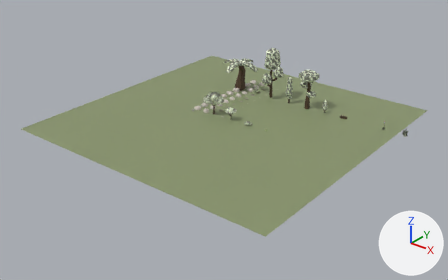
One commit to the Blender file blender/kit.blend: the scene before it, then after it.
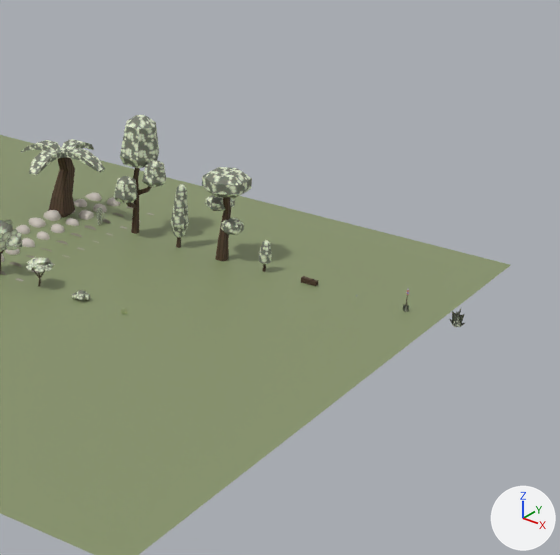
Each version is shown whole from a 50 mm lens placed at (108.7, -123.8, 69.8), pointed at (13.2, -4.5, -4.2), then close up on the part from 48% to 100% of the width and 0% to 83% of the height. Arrows for +X, +Y and +Z are at lower right; the lights stay in place. The older version's two pictures come first.

Objects in the first close-up: 'eucalipto', 'lenga', 'palma_chilena', 'sauce_chileno', 'suelo_kit' and 24 more.
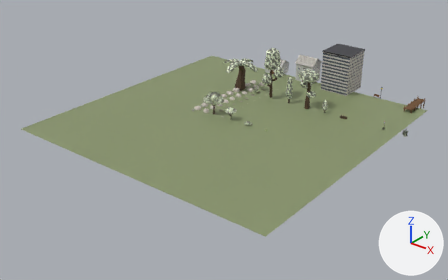
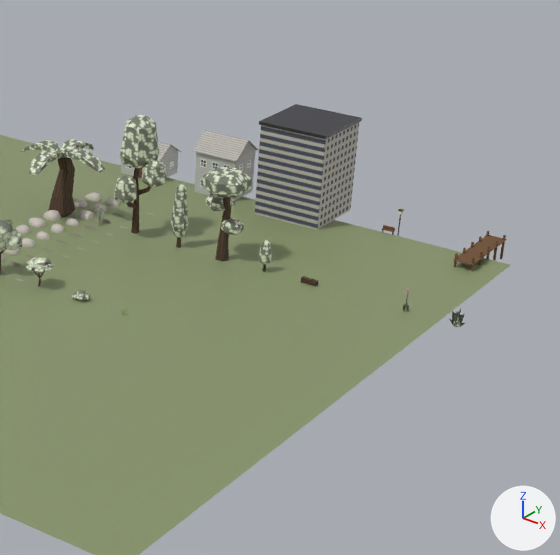
Commit message: Mundo: casas de chapa, edificio, banca con farol y muelle de una sola pieza

Pixel boxes (x1, y1, x2, y2) of what changed, in the close-ups (560 x 555 px):
'edificio', added: after (255, 104, 362, 230)
    faces in mat_kit_edificio (picture img_tx_kit_edificio): (255, 122, 359, 230)
    faces in mat_kit_metal (picture img_tx_kit_metal): (259, 104, 362, 139)
'casa_2pisos', added: after (193, 130, 258, 200)
    faces in mat_kit_techo (picture img_tx_kit_techo): (193, 130, 258, 161)
    faces in mat_kit_casa (picture img_tx_kit_casa): (194, 142, 255, 200)
    faces in mat_kit_ventana (picture img_tx_kit_ventana): (200, 159, 251, 187)
'muelle', added (brown): after (453, 231, 506, 271)
'casa_1piso', added: after (118, 142, 181, 178)
    faces in mat_kit_casa (picture img_tx_kit_casa): (121, 145, 178, 178)
    faces in mat_kit_techo (picture img_tx_kit_techo): (118, 142, 181, 161)
'banca_farol', added: after (382, 209, 404, 236)

Patch to the scene script:
```diff
--- a/blender/kit.blend.py
+++ b/blender/kit.blend.py
@@ ob_muelle @@
+ob_muelle = bpy.data.objects.new('muelle', me_muelle_001)  # 88 vertices, 56 faces; spans x -1.2..1.2, y -5.0..5.0, z -1.5..1.6; in mat_kit_madera (picture img_tx_kit_madera)
+ob_muelle.location = (48.0, 40.0, 0.0)
@@ ob_banca_farol @@
+ob_banca_farol = bpy.data.objects.new('banca_farol', me_banca_farol_001)  # 56 vertices, 39 faces; spans x -0.8..1.68, y -0.28..0.28, z 0.0..3.5; in mat_kit_madera (picture img_tx_kit_madera), mat_kit_metal (picture img_tx_kit_metal), mat_kit_luz (picture img_tx_kit_luz)
+ob_banca_farol.location = (36.0, 40.0, 0.0)
@@ ob_edificio @@
+ob_edificio = bpy.data.objects.new('edificio', me_edificio_001)  # 16 vertices, 10 faces; spans x -4.7..4.7, y -4.7..4.7, z 0.0..12.4; in mat_kit_edificio (picture img_tx_kit_edificio), mat_kit_metal (picture img_tx_kit_metal)
+ob_edificio.location = (24.0, 40.0, 0.0)
@@ ob_casa_2pisos @@
+ob_casa_2pisos = bpy.data.objects.new('casa_2pisos', me_casa_2pisos_001)  # 92 vertices, 27 faces; spans x -3.35..3.35, y -2.85..2.85, z 0.0..7.9; in mat_kit_casa (picture img_tx_kit_casa), mat_kit_techo (picture img_tx_kit_techo), mat_kit_ventana (picture img_tx_kit_ventana), mat_kit_puerta (picture img_tx_kit_puerta)
+ob_casa_2pisos.location = (12.0, 40.0, 0.0)
@@ ob_casa_1piso @@
+ob_casa_1piso = bpy.data.objects.new('casa_1piso', me_casa_1piso_001)  # 52 vertices, 17 faces; spans x -3.35..3.35, y -2.85..2.85, z 0.0..4.8; in mat_kit_casa (picture img_tx_kit_casa), mat_kit_techo (picture img_tx_kit_techo), mat_kit_ventana (picture img_tx_kit_ventana), mat_kit_puerta (picture img_tx_kit_puerta)
+ob_casa_1piso.location = (0.0, 40.0, 0.0)
```
